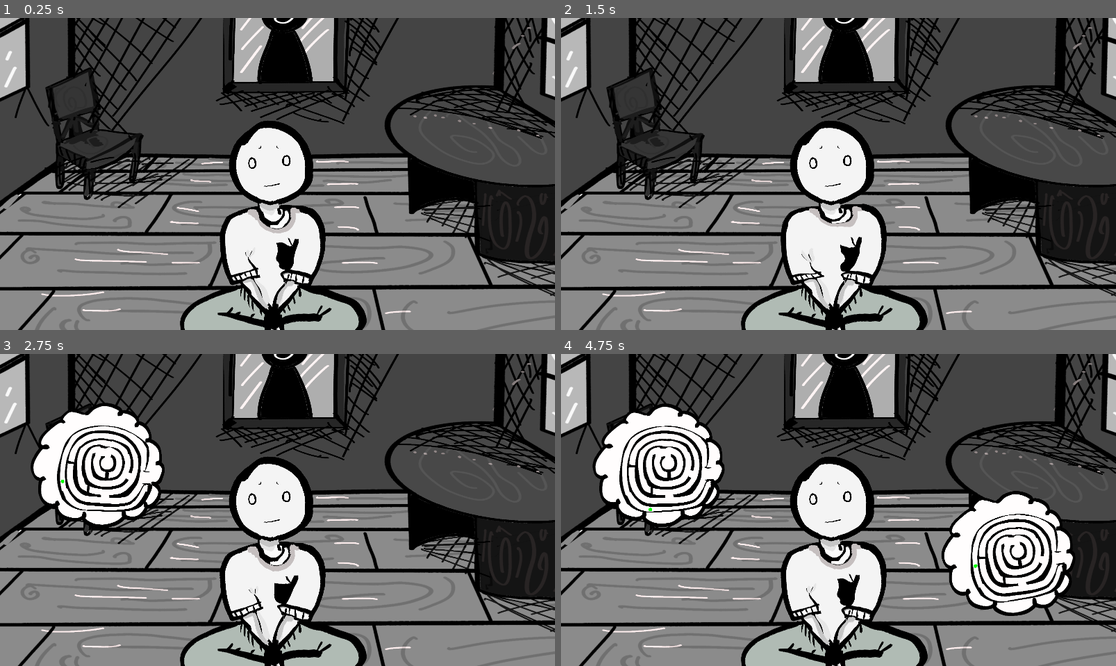
Above: before the commit, frames 1-4 (two rows, left to right).
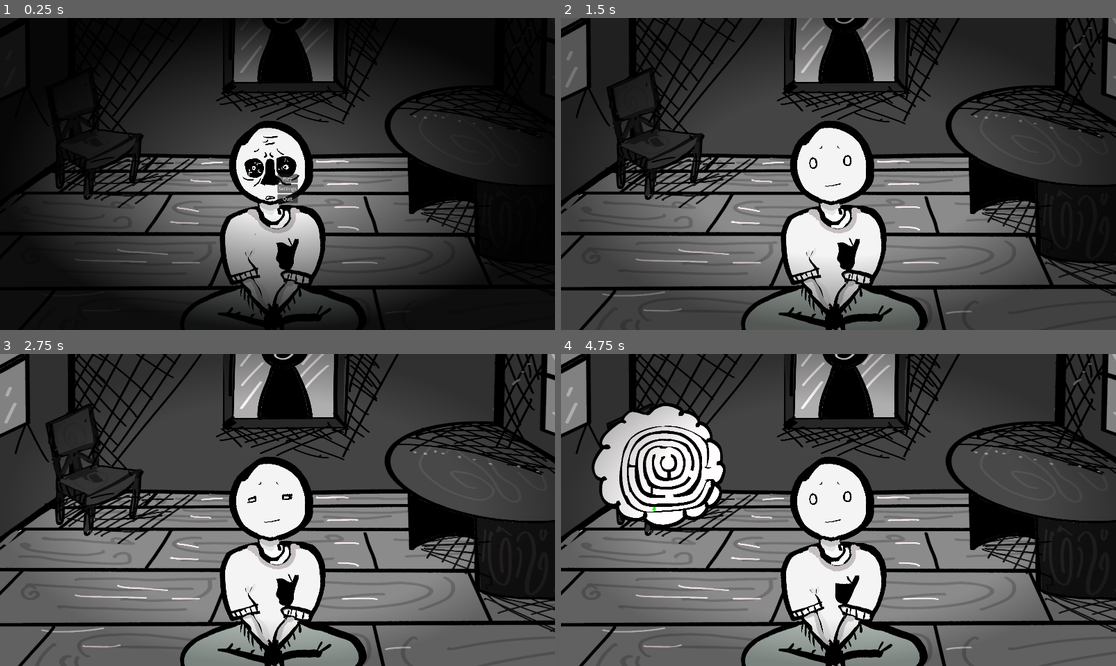
Above: after the commit, the same moments.

Repository: alilley96/gwj-097-imminent-doom
Game: Godot game, scene res://main/game.tscn
Two runs of this game, one before a commit and one after it. Both use one fixed random seed, a clock stepped at 60 frames per second and the inputs below.
Inputs (mouse positions are in pixels of both pictures, inside the frame that each line leads up to):
- Up to frame 1 (0.25 s): no input
- Up to frame 2 (1.5 s): click (849, 189) at 0.5 s, where only the run after the commit has a clickable "Settings"; click (849, 177) at 1.25 s, where only the run after the commit has a clickable "Play"
- Up to frame 3 (2.75 s): move the mouse to (399, 494) at 2.02 s; hold Mouse wheel down (rotate_clockwise) from 2.03 s (still down)
- Up to frame 4 (4.75 s): move the mouse to (727, 525) at 2.77 s; release Mouse wheel down (rotate_clockwise) at 2.78 s; tap Mouse wheel up (rotate_counter_clockwise) at 2.85, 4.35 s; move the mouse to (894, 441) at 3.52 s; hold Mouse wheel down (rotate_clockwise) 3.53-4.28 s; move the mouse to (810, 572) at 4.27 s

The runs differ from the first frame. In frame 1, 64% of the frame differs, in the area x 0-100%, y 0-100%; in frame 2, 42%; in frame 3, 25%; in frame 4, 26%.

Commit message:
adds vignette that changes with player state, and start  of some UI buttons

Diff:
--- /dev/null
+++ b/main/effects_controller.gd
@@ -0,0 +1,40 @@
+class_name EffectsController
+extends Node
+
+# Exports ----------------------------------------------------------------
+
+@export var vignette: ColorRect
+
+
+# Constants ----------------------------------------------------------------
+
+const VIGNETTE_FADING_FACTOR: float = 5.0
+
+# Private Variables ----------------------------------------------------------------
+
+@onready var _vignette_material: ShaderMaterial = vignette.material
+var _vignette_outer_radius: float = 0.5
+var _vignette_inner_radius: float = 0.25
+var _vignette_opacity: float = 0.5
+
+
+# Lifecycle Functions ----------------------------------------------------------------
+
+func process(delta: float) -> void:
+	_vignette_material.set_shader_parameter("inner_radius", _vignette_inner_radius)
+	_vignette_material.set_shader_parameter("outer_radius",_vignette_outer_radius)
+	_vignette_material.set_shader_parameter("opacity", _vignette_opacity)
+
+
+# Public Functions ----------------------------------------------------------------
+
+func tick(delta: float) -> void:
+	_vignette_material.set_shader_parameter("outer_radius", lerp(_vignette_material.get_shader_parameter("outer_radius"), _vignette_outer_radius, delta*VIGNETTE_FADING_FACTOR))
+	_vignette_material.set_shader_parameter("inner_radius", lerp(_vignette_material.get_shader_parameter("inner_radius"), _vignette_inner_radius, delta*VIGNETTE_FADING_FACTOR))
+	_vignette_material.set_shader_parameter("opacity", lerp(_vignette_material.get_shader_parameter("opacity"), _vignette_opacity, delta*VIGNETTE_FADING_FACTOR))
+
+
+func update_vignette(inner_radius: float, outer_radius: float, opacity: float) -> void:
+	_vignette_inner_radius = inner_radius
+	_vignette_outer_radius = outer_radius
+	_vignette_opacity = opacity
--- a/main/game.tscn
+++ b/main/game.tscn
@@ -2,10 +2,13 @@
 
 [ext_resource type="Script" uid="uid://cjj4pg2rc7q6r" path="res://main/game_controller.gd" id="1_63c7r"]
 [ext_resource type="Script" uid="uid://desrwj3job6fl" path="res://main/input_controller.gd" id="2_2fwfh"]
+[ext_resource type="PackedScene" uid="uid://dlwg5jydjjscs" path="res://main/ui.tscn" id="2_jc0vi"]
 [ext_resource type="Script" uid="uid://b5nftxjid3qwf" path="res://main/spiral_controller.gd" id="3_3qcir"]
 [ext_resource type="PackedScene" uid="uid://cp8jissxbhjia" path="res://player/player.tscn" id="3_46yon"]
 [ext_resource type="PackedScene" uid="uid://btlu6np2304x1" path="res://spiral_spawn_point/spiral_spawn_point.tscn" id="4_vfw6y"]
+[ext_resource type="Script" uid="uid://dhbmaypx5uckv" path="res://main/effects_controller.gd" id="5_4u4fy"]
 [ext_resource type="Texture2D" uid="uid://c8vljxkopppg" path="res://main/assets/background_0.png" id="5_vfw6y"]
+[ext_resource type="Shader" uid="uid://bnvr17bjvfgke" path="res://shaders/vignette.gdshader" id="8_2c7eb"]
 
 [sub_resource type="SpriteFrames" id="SpriteFrames_3qcir"]
 animations = [{
@@ -18,12 +21,23 @@
 "speed": 5.0
 }]
 
-[node name="Game" type="Node2D" unique_id=2020320118 node_paths=PackedStringArray("input_controller", "spiral_controller", "player")]
+[sub_resource type="ShaderMaterial" id="ShaderMaterial_2c7eb"]
+shader = ExtResource("8_2c7eb")
+shader_parameter/opacity = 0.9
+shader_parameter/inner_radius = 0.25
+shader_parameter/outer_radius = 1.0
+
+[node name="Game" type="Node2D" unique_id=2020320118 node_paths=PackedStringArray("input_controller", "spiral_controller", "ui_controller", "effects_controller", "player")]
 script = ExtResource("1_63c7r")
 input_controller = NodePath("InputController")
 spiral_controller = NodePath("SpiralController")
+ui_controller = NodePath("Ui")
+effects_controller = NodePath("EffectsController")
 player = NodePath("Player")
 metadata/_custom_type_script = "uid://cjj4pg2rc7q6r"
+
+[node name="Ui" parent="." unique_id=2001136355 instance=ExtResource("2_jc0vi")]
+z_index = 10
 
 [node name="InputController" type="Node" parent="." unique_id=340821141]
 script = ExtResource("2_2fwfh")
@@ -36,7 +50,13 @@
 spiral_spawn_points = [NodePath("../SpiralSpawnPoints/SpiralSpawnPoint_0"), NodePath("../SpiralSpawnPoints/SpiralSpawnPoint_1"), NodePath("../SpiralSpawnPoints/SpiralSpawnPoint_2")]
 metadata/_custom_type_script = "uid://b5nftxjid3qwf"
 
+[node name="EffectsController" type="Node" parent="." unique_id=1146640661 node_paths=PackedStringArray("vignette")]
+script = ExtResource("5_4u4fy")
+vignette = NodePath("../CanvasLayer/Vignette")
+metadata/_custom_type_script = "uid://dhbmaypx5uckv"
+
 [node name="Player" parent="." unique_id=1874287193 instance=ExtResource("3_46yon")]
+z_index = 5
 position = Vector2(29, 141)
 scale = Vector2(0.5, 0.5)
 
@@ -56,6 +76,16 @@
 [node name="Camera2D" type="Camera2D" parent="." unique_id=1232335331]
 
 [node name="BackgroundAnimatedSprite2D" type="AnimatedSprite2D" parent="." unique_id=838533251]
-z_index = -1
 scale = Vector2(0.65, 0.65)
 sprite_frames = SubResource("SpriteFrames_3qcir")
+
+[node name="CanvasLayer" type="CanvasLayer" parent="." unique_id=826297077]
+
+[node name="Vignette" type="ColorRect" parent="CanvasLayer" unique_id=1565055456]
+material = SubResource("ShaderMaterial_2c7eb")
+anchors_preset = 15
+anchor_right = 1.0
+anchor_bottom = 1.0
+grow_horizontal = 2
+grow_vertical = 2
+mouse_filter = 2
--- a/main/game_controller.gd
+++ b/main/game_controller.gd
@@ -5,19 +5,23 @@
 
 @export var input_controller: InputController
 @export var spiral_controller: SpiralController
+@export var ui_controller: UIController
+@export var effects_controller: EffectsController
 @export var player: Player
 
 
 # Private Variables ----------------------------------------------------------------
 
 var _game_over: bool = true
-var _game_paused: bool = false
+var _game_paused: bool = true
 
 
 # Lifecycle Functions ----------------------------------------------------------------
 
 func _ready() -> void:
 	player.no_health.connect(_set_game_over)
+	player.state_changed.connect(_player_state_changed)
+	_player_state_changed(PlayerStates.CONTENT)
 
 	input_controller.rotate_clockwise.connect(_rotate_spirals_clockwise)
 	input_controller.rotate_counter_clockwise.connect(_rotate_spirals_counter_clockwise)
@@ -26,7 +30,8 @@
 	spiral_controller.damage.connect(_apply_damage)
 	spiral_controller.heal.connect(_regen_health)
 
-	_start()
+	ui_controller.play.connect(_start)
+	ui_controller.quit.connect(_quit)
 
 
 func _process(delta: float) -> void:
@@ -35,6 +40,7 @@
 
 	player.tick()
 	spiral_controller.tick(delta)
+	effects_controller.tick(delta)
 
 
 # Private functions ----------------------------------------------------------------
@@ -42,6 +48,14 @@
 func _start() -> void:
 	_game_over = false
 	_pause(false)
+
+	ui_controller.disable()
+	spiral_controller.spiral_spawn_timer.start()
+	spiral_controller.spiral_spawn_timer.paused = false
+
+
+func _quit() -> void:
+	pass
 
 
 func _toggle_pause() -> void:
@@ -53,10 +67,17 @@
 	_game_paused = pause
 	spiral_controller.spiral_spawn_timer.paused = pause
 
+	if _game_paused:
+		ui_controller.enable()
+	else:
+		ui_controller.disable()
+
 
 func _set_game_over() -> void:
 	_pause(true)
 	_game_over = true
+
+	ui_controller.visible = true
 
 
 func _rotate_spirals_clockwise() -> void:
@@ -75,3 +96,11 @@
 
 func _regen_health(amount: float) -> void:
 	player.regen_health(amount)
+
+
+func _player_state_changed(state: PlayerState) -> void:
+	effects_controller.update_vignette(
+		state.vignette_inner_radius,
+		state.vignette_outer_radius,
+		state.vignette_opacity,
+	)
--- a/main/main_old.tscn
+++ /dev/null
@@ -1,65 +0,0 @@
-[gd_scene format=3 uid="uid://cn2x0e1re5rxb"]
-
-[ext_resource type="PackedScene" uid="uid://cp8jissxbhjia" path="res://player/player.tscn" id="1_xwkvk"]
-[ext_resource type="Script" uid="uid://desrwj3job6fl" path="res://main/input_controller.gd" id="2_3wy1v"]
-[ext_resource type="Script" uid="uid://cjj4pg2rc7q6r" path="res://main/game_controller.gd" id="2_c651c"]
-[ext_resource type="PackedScene" uid="uid://btlu6np2304x1" path="res://spiral_spawn_point/spiral_spawn_point.tscn" id="3_xwkvk"]
-
-[sub_resource type="ProceduralSkyMaterial" id="ProceduralSkyMaterial_sgp6g"]
-sky_horizon_color = Color(0.66224277, 0.6717428, 0.6867428, 1)
-ground_horizon_color = Color(0.66224277, 0.6717428, 0.6867428, 1)
-
-[sub_resource type="Sky" id="Sky_o5qli"]
-sky_material = SubResource("ProceduralSkyMaterial_sgp6g")
-
-[sub_resource type="Environment" id="Environment_0wfyh"]
-background_mode = 1
-sky = SubResource("Sky_o5qli")
-
-[sub_resource type="PlaneMesh" id="PlaneMesh_7dm0k"]
-size = Vector2(15, 7.5)
-
-[node name="main" type="Node3D" unique_id=2037633316]
-
-[node name="GameController" type="Node" parent="." unique_id=1022687906 node_paths=PackedStringArray("input_controller", "player", "spiral_spawn_timer", "spiral_spawn_points")]
-script = ExtResource("2_c651c")
-input_controller = NodePath("../InputController")
-player = NodePath("../Player")
-spiral_spawn_rate = 1.0
-spiral_spawn_timer = NodePath("../SpiralSpawnTimer")
-spiral_spawn_points = [null, null, null]
-metadata/_custom_type_script = "uid://cjj4pg2rc7q6r"
-
-[node name="InputController" type="Node" parent="." unique_id=506508244]
-script = ExtResource("2_3wy1v")
-metadata/_custom_type_script = "uid://desrwj3job6fl"
-
-[node name="WorldEnvironment" type="WorldEnvironment" parent="." unique_id=361380395]
-environment = SubResource("Environment_0wfyh")
-
-[node name="camera" type="Camera3D" parent="." unique_id=1872514859]
-transform = Transform3D(1, 0, 0, 0, 1, 0, 0, 0, 1, 0, 2.4, 2.5)
-
-[node name="ground" type="MeshInstance3D" parent="." unique_id=1345778300]
-mesh = SubResource("PlaneMesh_7dm0k")
-
-[node name="background" type="MeshInstance3D" parent="." unique_id=1759404037]
-transform = Transform3D(1, 0, 0, 0, -4.3711385e-08, -0.99999994, 0, 0.99999994, -4.3711385e-08, 0, 2.5, -2.5)
-mesh = SubResource("PlaneMesh_7dm0k")
-
-[node name="OmniLight3D" type="OmniLight3D" parent="." unique_id=368608358]
-transform = Transform3D(1, 0, 0, 0, 1, 0, 0, 0, 1, 0, 2.1322875, 0.605216)
-
-[node name="Player" parent="." unique_id=608399396 instance=ExtResource("1_xwkvk")]
-position = Vector2(0, 1.1013412)
-
-[node name="SpiralSpawnTimer" type="Timer" parent="." unique_id=1306024365]
-
-[node name="SpiralSpawnPoint_0" parent="." unique_id=1953548268 instance=ExtResource("3_xwkvk")]
-position = Vector2(1.3071439, 1.209146)
-
-[node name="SpiralSpawnPoint_1" parent="." unique_id=237963885 instance=ExtResource("3_xwkvk")]
-position = Vector2(-1.812556, 1.9557843)
-
-[node name="SpiralSpawnPoint_2" parent="." unique_id=1403122548 instance=ExtResource("3_xwkvk")]
-position = Vector2(0.93920374, 2.6578174)
--- a/main/spiral_controller.gd
+++ b/main/spiral_controller.gd
@@ -29,7 +29,6 @@
 func _ready() -> void:
 	spiral_spawn_timer.wait_time = spiral_spawn_rate
 	spiral_spawn_timer.timeout.connect(_spawn_spiral)
-	spiral_spawn_timer.start()
 
 
 # Private functions ----------------------------------------------------------------
--- /dev/null
+++ b/main/ui.tscn
@@ -0,0 +1,33 @@
+[gd_scene format=3 uid="uid://dlwg5jydjjscs"]
+
+[ext_resource type="Script" uid="uid://chc1iuf4dtkdr" path="res://main/ui_controller.gd" id="1_1t8g0"]
+
+[node name="Ui" type="Control" unique_id=2001136355 node_paths=PackedStringArray("play_button", "settings_button", "quit_button")]
+z_index = 9
+layout_mode = 3
+anchors_preset = 0
+script = ExtResource("1_1t8g0")
+play_button = NodePath("MarginContainer/VBoxContainer/PlayButton")
+settings_button = NodePath("MarginContainer/VBoxContainer/SettingsButton")
+quit_button = NodePath("MarginContainer/VBoxContainer/QuitButton")
+metadata/_custom_type_script = "uid://chc1iuf4dtkdr"
+
+[node name="MarginContainer" type="MarginContainer" parent="." unique_id=753626319]
+layout_mode = 0
+offset_right = 40.0
+offset_bottom = 40.0
+
+[node name="VBoxContainer" type="VBoxContainer" parent="MarginContainer" unique_id=1770069394]
+layout_mode = 2
+
+[node name="PlayButton" type="Button" parent="MarginContainer/VBoxContainer" unique_id=799583962]
+layout_mode = 2
+text = "Play"
+
+[node name="SettingsButton" type="Button" parent="MarginContainer/VBoxContainer" unique_id=1680803222]
+layout_mode = 2
+text = "Settings"
+
+[node name="QuitButton" type="Button" parent="MarginContainer/VBoxContainer" unique_id=1679274833]
+layout_mode = 2
+text = "Quit"
--- /dev/null
+++ b/main/ui_controller.gd
@@ -0,0 +1,46 @@
+class_name UIController
+extends Control
+
+# Signals ----------------------------------------------------------------
+
+signal play()
+signal quit()
+
+
+# Exports ----------------------------------------------------------------
+
+@export var play_button: Button
+@export var settings_button: Button
+@export var quit_button: Button
+
+
+# Lifecycle Functions ----------------------------------------------------------------
+
+func _ready() -> void:
+	play_button.pressed.connect(_play)
+	settings_button.pressed.connect(_settings)
+	quit_button.pressed.connect(_quit)
+
+
+# Private functions ----------------------------------------------------------------
+
+func _play() -> void:
+	play.emit()
+
+
+func _settings() -> void:
+	pass
+
+
+func _quit() -> void:
+	quit.emit()
+
+
+# Public functions ----------------------------------------------------------------
+
+func enable() -> void:
+	self.visible = true
+
+
+func disable() -> void:
+	self.visible = false
--- a/player/player.gd
+++ b/player/player.gd
@@ -4,6 +4,7 @@
 # Signals ----------------------------------------------------------------
 
 signal no_health
+signal state_changed(state: PlayerState)
 
 
 # Exports ----------------------------------------------------------------
@@ -16,6 +17,7 @@
 # Private variables ----------------------------------------------------------------
 
 var _health: float = max_health
+var _current_state: PlayerState = PlayerStates.CONTENT
 
 
 # Lifecycle Functions ----------------------------------------------------------------
@@ -40,12 +42,11 @@
 
 
 func tick() -> void:
-	var current_state := PlayerStates.CONTENT
-
 	for state in PlayerStates.STATES:
 		if _health < state.health_threshold:
-			current_state = state
+			_current_state = state
+			state_changed.emit(state)
 			break
 
-	face_sprite.animation = current_state.face_animation_name
-	body_sprite.speed_scale = current_state.breathing_speed
+	face_sprite.animation = _current_state.face_animation_name
+	body_sprite.speed_scale = _current_state.breathing_speed
--- a/player/states/player_state.gd
+++ b/player/states/player_state.gd
@@ -7,6 +7,9 @@
 var health_threshold: float
 var face_animation_name: String
 var breathing_speed: float
+var vignette_inner_radius: float
+var vignette_outer_radius: float
+var vignette_opacity: float
 
 # placeholders
 var background: Texture2D
@@ -15,12 +18,23 @@
 
 # Public functions ----------------------------------------------------------------
 
-static func create(_name: String, _health_threshold: float, _face_animation_name: String, _breathing_speed: float) -> PlayerState:
+static func create(
+	_name: String,
+	_health_threshold: float,
+	_face_animation_name: String,
+	_breathing_speed: float,
+	_vignette_inner_radius: float,
+	_vignette_outer_radius: float,
+	_vignette_opacity: float
+	) -> PlayerState:
 	var state := PlayerState.new()
 
 	state.name = _name
 	state.health_threshold = _health_threshold
 	state.face_animation_name = _face_animation_name
 	state.breathing_speed = _breathing_speed
+	state.vignette_inner_radius = _vignette_inner_radius
+	state.vignette_outer_radius = _vignette_outer_radius
+	state.vignette_opacity = _vignette_opacity
 
 	return state
--- a/player/states/player_states.gd
+++ b/player/states/player_states.gd
@@ -1,11 +1,11 @@
 class_name PlayerStates
 extends RefCounted
 
-static var DOOMED: PlayerState = PlayerState.create("doomed", 20.0, "doomed", 1.5)
-static var ANXIOUS: PlayerState = PlayerState.create("anxious", 40.0, "anxious", 1.0)
-static var NOT_GREAT: PlayerState = PlayerState.create("not_great", 60.0, "not_great", 0.7)
-static var NEUTRAL: PlayerState = PlayerState.create("neutral", 80.0, "neutral", 0.5)
-static var CONTENT: PlayerState = PlayerState.create("content", 100.0, "content", 0.3)
+static var DOOMED: PlayerState = PlayerState.create("doomed", 20.0, "doomed", 1.5, 0.25, 1.0, 0.9)
+static var ANXIOUS: PlayerState = PlayerState.create("anxious", 40.0, "anxious", 1.0, 0.4, 1.0, 0.75)
+static var NOT_GREAT: PlayerState = PlayerState.create("not_great", 60.0, "not_great", 0.7, 0.5, 1.0, 0.5)
+static var NEUTRAL: PlayerState = PlayerState.create("neutral", 80.0, "neutral", 0.5, 0.7, 1.0, 0.4)
+static var CONTENT: PlayerState = PlayerState.create("content", 100.0, "content", 0.3, 0.7, 1.0, .3)
 
 static var STATES: Array[PlayerState] = [
 	DOOMED,
--- /dev/null
+++ b/shaders/vignette.gdshader
@@ -0,0 +1,19 @@
+
+shader_type canvas_item;
+
+uniform float opacity = 1.0;
+uniform float inner_radius = 0.0;
+uniform float outer_radius = 1.0;
+
+void fragment() {
+	vec2 distance_from_center = abs(UV - 0.5) * 2.0;
+	float radius = length(distance_from_center);
+
+	float darkness = clamp(
+		(radius - inner_radius) / (outer_radius - inner_radius),
+		0.0,
+		1.0
+	);
+
+	COLOR = vec4(0.0, 0.0, 0.0, darkness * opacity);
+}
Not shown, added: main/effects_controller.gd.uid
Not shown, added: main/ui_controller.gd.uid
Not shown, added: shaders/vignette.gdshader.uid
